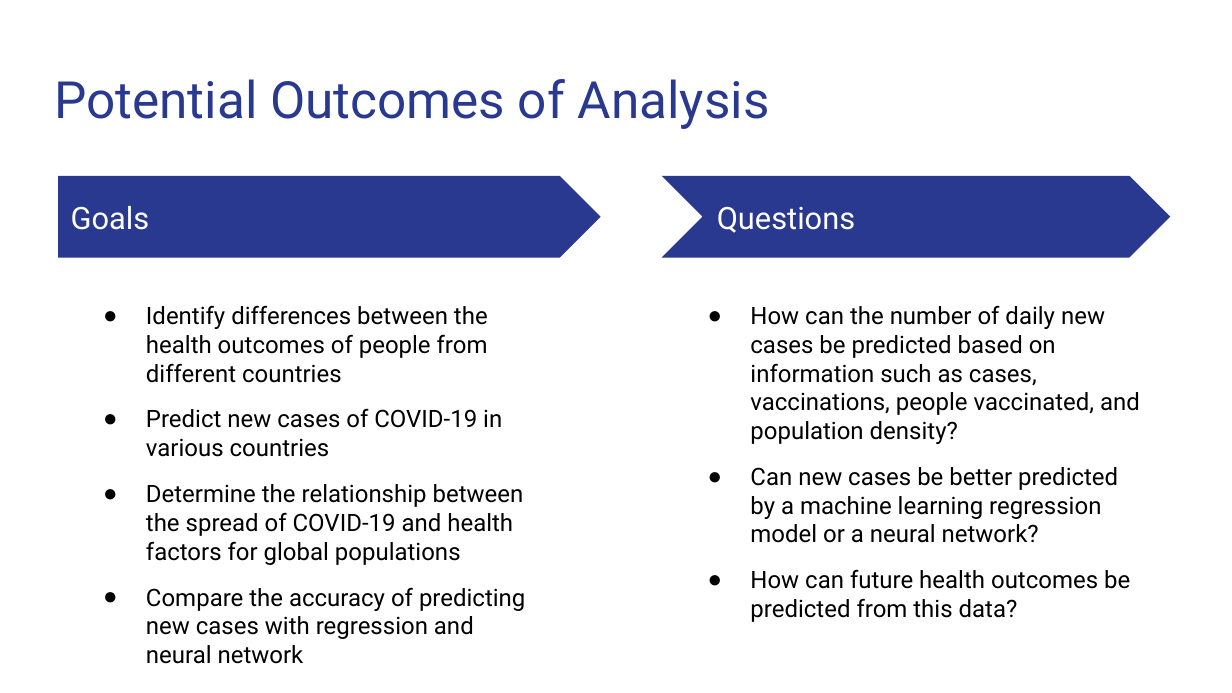
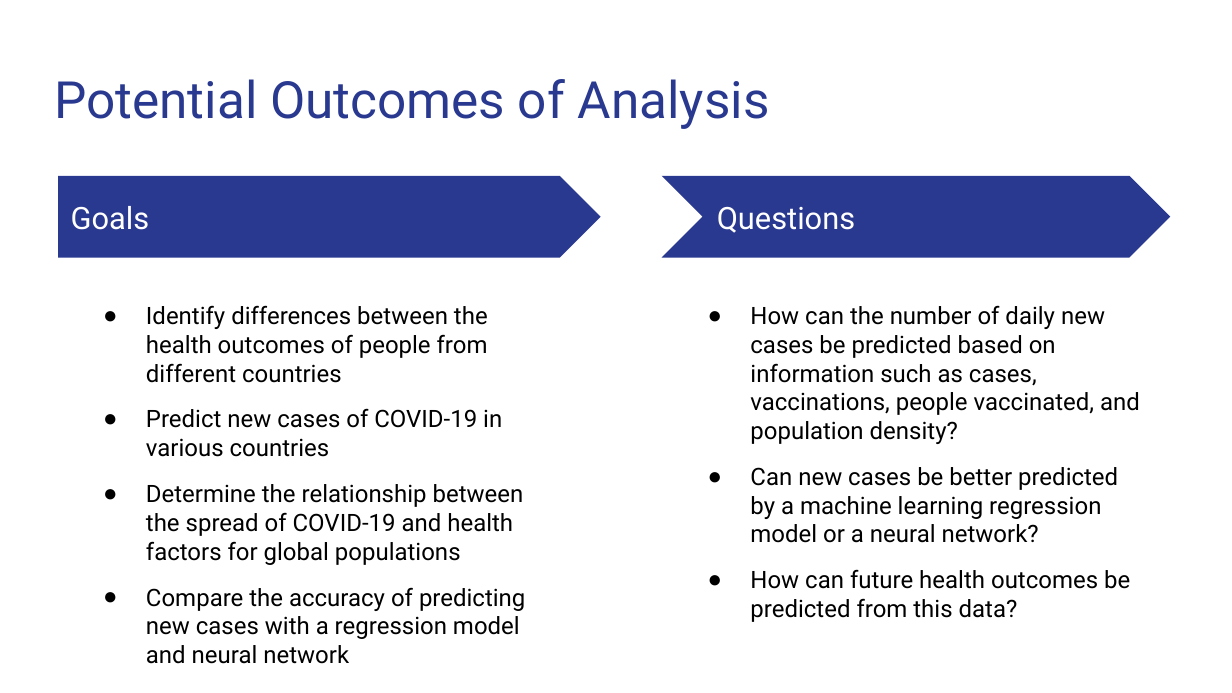
Before and after one commit to Magzzie/COVID-19_Analysis, a slide deck: slide 5 of COVID-19 Analysis.pptx. Drawn at 1232x693 pixels with LibreOffice and Linux fonts; fonts in the diff are those of the drawing. Boxes give left, top, right and bottom in pixels: in the first picture for what was removed or moved away, otherwise in the second. Text is boxed around its words. In the diff, an @@ line names an element or a change of style, - is before the commit and + after.

```diff
--- a/COVID-19 Analysis.pptx
+++ b/COVID-19 Analysis.pptx
@@ text at (146, 587, 525, 664): text changed @@
-● Compare the accuracy of predicting new cases with regression and neural network
+● Compare the accuracy of predicting new cases with a regression model and neural network
```
Also in this commit, not shown: 6 other slides changed, 1 slide added, 1 slide removed.
